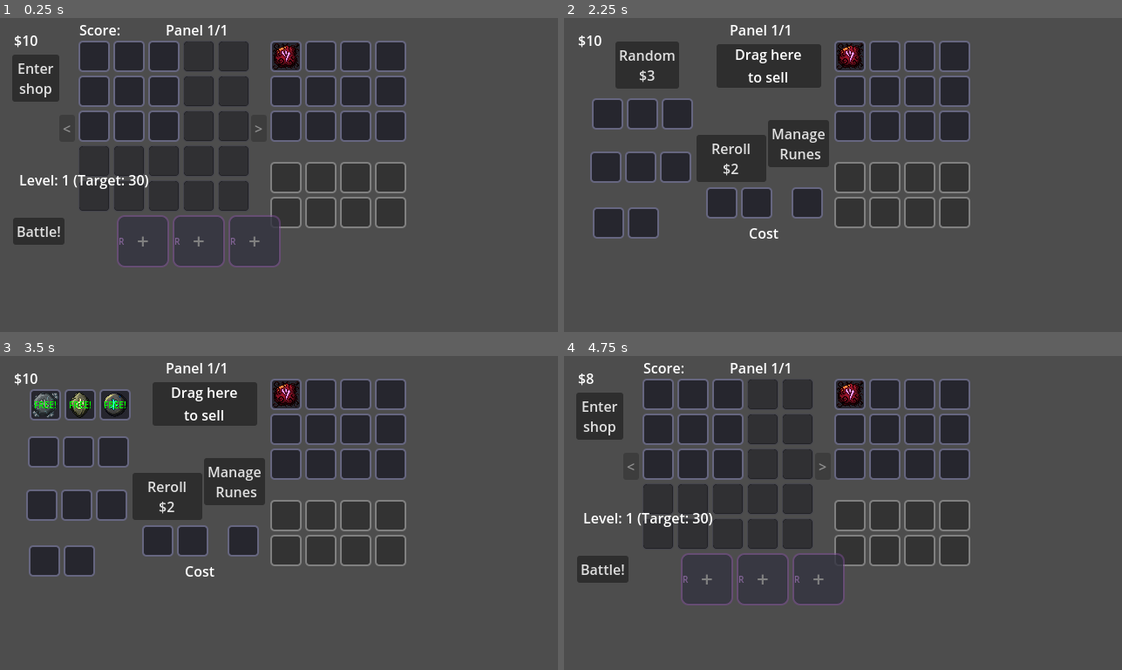
Above: before the commit, frames 1-4 (two rows, left to right).
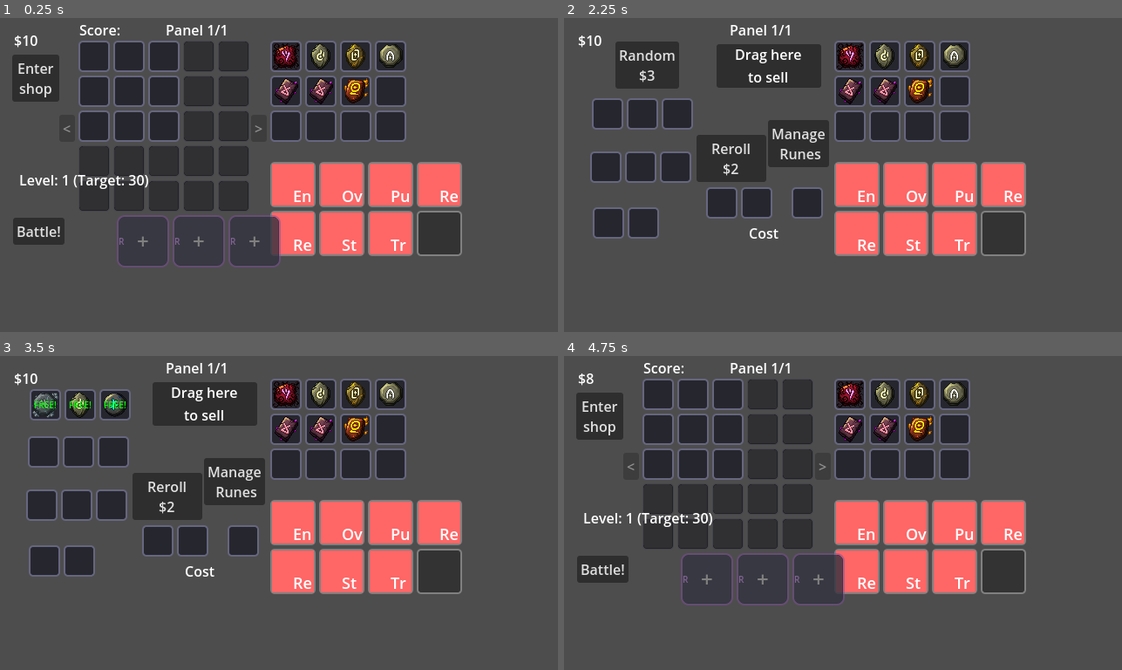
Above: after the commit, the same moments.

Repository: RenatoAAB/Runes
Game: Godot game, scene res://scenes/main.tscn
Same seed, same stepped clock (60 frames per second), same inputs: the game is played once before the commit and once after it.
Inputs:
- Up to frame 1 (0.25 s): no input
- Up to frame 2 (2.25 s): click "Enter shop" at 0.5 s; click "Manage Runes" at 1.25 s; click "Enter shop" at 2 s
- Up to frame 3 (3.5 s): click "Random $3" at 2.75 s
- Up to frame 4 (4.75 s): click "Reroll $2" at 3.5 s; click "Manage Runes" at 4.25 s

The runs differ from the first frame. In frame 1, 11% of the frame differs, in the area x 48-83%, y 8-76%; in frame 2, 11%; in frame 3, 11%; in frame 4, 11%.

Commit message:
checagem dos slots finalizada - estão funcionais !

Diff:
--- a/resources/slot_data/slot_charger.tres
+++ b/resources/slot_data/slot_charger.tres
@@ -1,10 +1,10 @@
-[gd_resource type="Resource" script_class="SlotData" load_steps=2 format=3]
+[gd_resource type="Resource" script_class="SlotData" load_steps=3 format=3 uid="uid://c5vx8d3pmhk8q"]
 
-[ext_resource type="Script" path="res://scripts/data/slot_data.gd" id="1"]
+[ext_resource type="Script" uid="uid://2j0met611cqu" path="res://scripts/data/slot_data.gd" id="1"]
+[ext_resource type="Script" uid="uid://drc80ul23mamk" path="res://scripts/data/slot_effects/slot_effect.gd" id="2_5l0so"]
 
 [resource]
 script = ExtResource("1")
 id = "slot_charger"
 slot_name = "Charger"
-rarity = 0
-description = "A runa aqui em cima tem +1 ativação."
+description = "A runa posicionada aqui tem +1 ativação."
--- a/resources/slot_modifiers/slot_transmuter.tres
+++ b/resources/slot_modifiers/slot_transmuter.tres
@@ -1,18 +1,15 @@
-[gd_resource type="Resource" script_class="SlotModifierData" load_steps=3 format=3]
+[gd_resource type="Resource" script_class="SlotModifierData" load_steps=3 format=3 uid="uid://i0ix0xkmhcg"]
 
-[ext_resource type="Script" path="res://scripts/data/slot_modifier_data.gd" id="1"]
-[ext_resource type="Resource" path="res://resources/slot_data/slot_transmuter.tres" id="2"]
+[ext_resource type="Script" uid="uid://ctt2pd3hxkeqf" path="res://scripts/data/slot_modifier_data.gd" id="1"]
+[ext_resource type="Resource" uid="uid://dgn0p0sgfsefo" path="res://resources/slot_data/slot_transmuter.tres" id="2"]
 
 [resource]
 script = ExtResource("1")
 id = "slot_transmuter"
 display_name = "Transmuter"
-description = "A runa aqui ganha o elemento da runa anterior."
+description = "A runa aqui ganha permanentemente um elemento da runa anterior."
 rarity = 0
 modifier_type = 5
+slot_data_override = ExtResource("2")
 value = 0.0
-stacks = false
 max_stacks = 1
-compatible_slot_ids = []
-incompatible_modifier_ids = []
-slot_data_override = ExtResource("2")
--- a/scenes/main.tscn
+++ b/scenes/main.tscn
@@ -7,10 +7,23 @@
 [ext_resource type="Script" uid="uid://s48ipf5uo7mv" path="res://scripts/data/rune_data.gd" id="5_muem4"]
 [ext_resource type="PackedScene" uid="uid://dh2haf4uh6kig" path="res://scenes/Slot.tscn" id="5_ya4ey"]
 [ext_resource type="Script" uid="uid://fdnstpi6guoh" path="res://scripts/ui/grid_highlighter.gd" id="6_eb6dy"]
+[ext_resource type="Script" uid="uid://ctt2pd3hxkeqf" path="res://scripts/data/slot_modifier_data.gd" id="7_gqmmt"]
+[ext_resource type="Resource" uid="uid://c5b674oqjdf3d" path="res://resources/runes/common/rune_metal.tres" id="7_jscy8"]
 [ext_resource type="Script" uid="uid://c212fo845qvri" path="res://scripts/ui/tooltip_manager.gd" id="7_trceg"]
+[ext_resource type="Resource" uid="uid://b5fb5gnvq8lye" path="res://resources/runes/common/rune_rock.tres" id="8_pm3ni"]
+[ext_resource type="Resource" uid="uid://b6folj8yfdd3e" path="res://resources/runes/common/rune_air.tres" id="9_pm3ni"]
+[ext_resource type="Resource" uid="uid://2s5sow7ix6xs" path="res://resources/runes/common/rune_crystal.tres" id="10_y6deb"]
+[ext_resource type="Resource" path="res://resources/slot_modifiers/slot_overclocker.tres" id="11_jscy8"]
+[ext_resource type="Resource" uid="uid://cdkuh3d8ffjym" path="res://resources/runes/common/rune_explosion.tres" id="11_og1vs"]
 [ext_resource type="Script" uid="uid://2lm3cymbdyl3" path="res://scripts/ui/shop_ui.gd" id="11_shop"]
+[ext_resource type="Resource" path="res://resources/slot_modifiers/slot_purifier.tres" id="12_pm3ni"]
 [ext_resource type="Script" uid="uid://1napf1qi4oou" path="res://scripts/ui/sell_area.gd" id="12_sell"]
+[ext_resource type="Resource" path="res://resources/slot_modifiers/slot_refractor.tres" id="13_y6deb"]
+[ext_resource type="Resource" path="res://resources/slot_modifiers/slot_resonator.tres" id="14_og1vs"]
+[ext_resource type="Resource" path="res://resources/slot_modifiers/slot_enhancer.tres" id="14_vxglm"]
+[ext_resource type="Resource" path="res://resources/slot_modifiers/slot_stabilizer.tres" id="15_2wyq8"]
 [ext_resource type="Resource" uid="uid://b68ko7mf7bcei" path="res://resources/runes/uncommon/rune_obsidian.tres" id="16_og1vs"]
+[ext_resource type="Resource" path="res://resources/slot_modifiers/slot_transmuter.tres" id="16_vxglm"]
 [ext_resource type="Resource" uid="uid://drwnsdkkhm5um" path="res://resources/runes/drop_rates.tres" id="18_pm3ni"]
 
 [node name="Main" type="Node2D" node_paths=PackedStringArray("game_manager", "inventory_manager", "grid_container", "in …(249 unchanged characters)…
@@ -40,7 +53,8 @@
 script = ExtResource("1_o6xl0")
 inventory_manager = NodePath("../InventoryManager")
 base_target_score = 30
-initial_runes = Array[ExtResource("5_muem4")]([ExtResource("16_og1vs")])
+initial_runes = Array[ExtResource("5_muem4")]([ExtResource("16_og1vs"), ExtResource("7_jscy8"), ExtResource("8_pm3ni"), ExtResource("9_pm3ni"), ExtResource("10_y6deb"), ExtResource("10_y6deb"), ExtResource("11_og1vs")])
+initial_modifiers = Array[ExtResource("7_gqmmt")]([ExtResource("14_vxglm"), ExtResource("11_jscy8"), ExtResource("12_pm3ni"), ExtResource("13_y6deb"), ExtResource("14_og1vs"), ExtResource("15_2wyq8"), ExtResource("16_vxglm")])
 rune_drop_rates = ExtResource("18_pm3ni")
 
 [node name="InventoryManager" type="Node" parent="Managers"]
--- a/scripts/data/effects/effect_payload.gd
+++ b/scripts/data/effects/effect_payload.gd
@@ -32,27 +32,38 @@
 	return []
 
 
+## Returns buff multiplier for runes in an Enhancer slot.
+func _get_enhancer_multiplier(target_slot: GridSlot) -> int:
+	if not target_slot or not target_slot.slot or not target_slot.slot.data:
+		return 1
+	return 2 if target_slot.slot.data.id == "slot_enhancer" else 1
+
+
 ## Unified helper to apply score or permanent bonus
 func apply_score(amount: int, source_rune: RuneInstance, context: BattleContext, is_permanent: bool) -> void:
 	if amount == 0:
 		return
 	if is_permanent:
+		var mult = _get_enhancer_multiplier(context.current_slot if context else null)
+		var final_amount = amount * mult
 		# Permanent score gains ignore temporary/permanent score multipliers/bonuses
 		var current = source_rune.permanent_buffs.get("score_bonus", 0)
-		source_rune.permanent_buffs["score_bonus"] = current + amount
+		source_rune.permanent_buffs["score_bonus"] = current + final_amount
 	else:
 		var final_score = source_rune.get_modified_score(amount)
 		context.add_score(final_score, source_rune)
 
 
 ## Helper to apply score/permanent bonus to an arbitrary rune (used for aura effects)
-func apply_score_to_rune(target_rune: RuneInstance, context: BattleContext, amount: int, is_permanent: bool) -> void:
+func apply_score_to_rune(target_rune: RuneInstance, context: BattleContext, amount: int, is_permanent: bool, target_slot: GridSlot = null) -> void:
 	if amount == 0 or not target_rune:
 		return
 	if is_permanent:
+		var mult = _get_enhancer_multiplier(target_slot)
+		var final_amount = amount * mult
 		# Permanent score gains ignore temporary/permanent score multipliers/bonuses
 		var current = target_rune.permanent_buffs.get("score_bonus", 0)
-		target_rune.permanent_buffs["score_bonus"] = current + amount
+		target_rune.permanent_buffs["score_bonus"] = current + final_amount
 	else:
 		var final_score = target_rune.get_modified_score(amount)
 		context.add_score(final_score, target_rune)
--- a/scripts/data/effects/payloads/payload_add_permanent_score_last_sequence.gd
+++ b/scripts/data/effects/payloads/payload_add_permanent_score_last_sequence.gd
@@ -17,7 +17,7 @@
 		var rune_elements = GameEnums.normalize_elements(slot.rune.get_elements())
 		for elem in common_elements:
 			if elem in rune_elements:
-				apply_score_to_rune(slot.rune, context, amount, true)
+				apply_score_to_rune(slot.rune, context, amount, true, slot)
 				break
 
 
--- a/scripts/data/effects/payloads/payload_add_permanent_score_targets.gd
+++ b/scripts/data/effects/payloads/payload_add_permanent_score_targets.gd
@@ -15,7 +15,7 @@
 			continue
 		if not _matches_element_filter(slot):
 			continue
-		apply_score_to_rune(slot.rune, _context, amount, true)
+		apply_score_to_rune(slot.rune, _context, amount, true, slot)
 
 
 func _matches_element_filter(slot: GridSlot) -> bool:
--- a/scripts/data/effects/payloads/payload_buff_activation_target.gd
+++ b/scripts/data/effects/payloads/payload_buff_activation_target.gd
@@ -15,16 +15,18 @@
 			continue
 
 		var target_rune = slot.rune
+		var mult = _get_enhancer_multiplier(slot)
+		var final_bonus = activation_bonus * mult
 
 		if is_permanent:
 			var current = target_rune.permanent_buffs.get("activation_bonus", 0)
-			target_rune.permanent_buffs["activation_bonus"] = current + activation_bonus
+			target_rune.permanent_buffs["activation_bonus"] = current + final_bonus
 		else:
 			var current = target_rune.stat_modifiers.get("activation_bonus", 0)
-			target_rune.stat_modifiers["activation_bonus"] = current + activation_bonus
+			target_rune.stat_modifiers["activation_bonus"] = current + final_bonus
 
 		buffed_count += 1
-		print("Buffed %s with +%d activations" % [target_rune.data.rune_name, activation_bonus])
+		print("Buffed %s with +%d activations" % [target_rune.data.rune_name, final_bonus])
 
 	if buffed_count > 0:
 		print("%s: Buffed %d runes with +%d activations each" % [source_rune.data.rune_name, buffed_count, activation_bonus])
--- a/scripts/data/effects/payloads/payload_create_pure_element_if_empty.gd
+++ b/scripts/data/effects/payloads/payload_create_pure_element_if_empty.gd
@@ -21,7 +21,9 @@
 			continue
 		var instance = RuneInstance.new(rune_data)
 		if activation_bonus != 0:
-			instance.permanent_buffs["activation_bonus"] = instance.permanent_buffs.get("activation_bonus", 0) + activation_bonus
+			var mult = _get_enhancer_multiplier(slot)
+			var final_bonus = activation_bonus * mult
+			instance.permanent_buffs["activation_bonus"] = instance.permanent_buffs.get("activation_bonus", 0) + final_bonus
 		slot.set_rune(instance)
 		if context.grid:
 			context.grid.slot_changed.emit(slot.grid_position)
--- a/scripts/data/effects/payloads/payload_destroy_cluster_and_buff.gd
+++ b/scripts/data/effects/payloads/payload_destroy_cluster_and_buff.gd
@@ -24,9 +24,11 @@
 		if destroyed.has(slot):
 			continue
 		var target_rune: RuneInstance = slot.rune
+		var mult = _get_enhancer_multiplier(slot)
+		var final_bonus = activation_bonus * mult
 		var current_bonus: int = target_rune.permanent_buffs.get("activation_bonus", 0)
-		target_rune.permanent_buffs["activation_bonus"] = current_bonus + activation_bonus
-		print("%s gained +%d permanent activation(s) from %s" % [target_rune.data.rune_name, activation_bonus, source_rune.data.rune_name])
+		target_rune.permanent_buffs["activation_bonus"] = current_bonus + final_bonus
+		print("%s gained +%d permanent activation(s) from %s" % [target_rune.data.rune_name, final_bonus, source_rune.data.rune_name])
 
 
 func _destroy_slot(slot: GridSlot, context: BattleContext) -> void:
--- a/scripts/data/effects/payloads/payload_duplicate_self_to_adjacent.gd
+++ b/scripts/data/effects/payloads/payload_duplicate_self_to_adjacent.gd
@@ -20,6 +20,7 @@
 		var clone = RuneInstance.new(source_rune.data)
 		for key in source_rune.permanent_buffs.keys():
 			clone.permanent_buffs[key] = source_rune.permanent_buffs[key]
+		clone.permanent_elements = source_rune.permanent_elements.duplicate()
 		slot.set_rune(clone)
 		if context.grid:
 			context.grid.slot_changed.emit(slot.grid_position)
--- a/scripts/data/effects/payloads/payload_multiply_score_permanent.gd
+++ b/scripts/data/effects/payloads/payload_multiply_score_permanent.gd
@@ -5,7 +5,8 @@
 
 func execute(targets: Array[GridSlot], source_rune: RuneInstance, context: BattleContext) -> void:
 	var current_multiplier = source_rune.permanent_buffs.get("score_multiplier", 1.0)
-	source_rune.permanent_buffs["score_multiplier"] = current_multiplier * multiplier
+	var mult = _get_enhancer_multiplier(context.current_slot if context else null)
+	source_rune.permanent_buffs["score_multiplier"] = current_multiplier * (multiplier * mult)
 
 func get_description() -> String:
 	return "Permanently multiply score by %s" % multiplier
--- a/scripts/data/effects/payloads/payload_permanent_bonus_per_rune_created.gd
+++ b/scripts/data/effects/payloads/payload_permanent_bonus_per_rune_created.gd
@@ -17,7 +17,9 @@
 		apply_score(total_score, source_rune, context, true)
 	var total_activation = activation_per_rune * created
 	if total_activation != 0:
-		source_rune.permanent_buffs["activation_bonus"] = source_rune.permanent_buffs.get("activation_bonus", 0) + total_activation
+		var mult = _get_enhancer_multiplier(context.current_slot if context else null)
+		var final_bonus = total_activation * mult
+		source_rune.permanent_buffs["activation_bonus"] = source_rune.permanent_buffs.get("activation_bonus", 0) + final_bonus
 
 
 func get_description() -> String:
--- a/scripts/data/effects/payloads/payload_transfer_adjacent_activations.gd
+++ b/scripts/data/effects/payloads/payload_transfer_adjacent_activations.gd
@@ -24,9 +24,11 @@
 		if slot.is_empty():
 			continue
 		var target_rune: RuneInstance = slot.rune
+		var mult = _get_enhancer_multiplier(slot)
+		var final_bonus = total_transferred * mult
 		var current_bonus: int = target_rune.stat_modifiers.get("activation_bonus", 0)
-		target_rune.stat_modifiers["activation_bonus"] = current_bonus + total_transferred
-		print("%s granted %d activation bonus to %s" % [source_rune.data.rune_name, total_transferred, target_rune.data.rune_name])
+		target_rune.stat_modifiers["activation_bonus"] = current_bonus + final_bonus
+		print("%s granted %d activation bonus to %s" % [source_rune.data.rune_name, final_bonus, target_rune.data.rune_name])
 		break
 
 
--- a/scripts/data/rune_data.gd
+++ b/scripts/data/rune_data.gd
@@ -12,7 +12,7 @@
 
 @export_group("Stats")
 @export var base_max_activations: int = 1
-@export var is_indestructible: bool = true ## If false, the rune can be destroyed
+@export var is_indestructible: bool = false ## If false, the rune can be destroyed
 
 @export_group("Visuals")
 ## Array of Textures corresponding to Tier 1, 2, and 3 visuals.
--- a/scripts/data/slot_effects/payloads/slot_payload_charger.gd
+++ b/scripts/data/slot_effects/payloads/slot_payload_charger.gd
@@ -1,18 +1,14 @@
 class_name SlotPayloadCharger
 extends SlotEffectPayload
 
-## Grants +1 activation to the rune above this slot.
+## Grants +1 activation to the rune in this slot.
 
 func execute(context: BattleContext, slot: GridSlot) -> void:
-	if not context or not context.grid or not slot:
+	if not context or not slot or slot.is_empty():
 		return
-	var above_coord = slot.grid_position + Vector2i.UP
-	var above_slot = context.grid.get_slot(above_coord)
-	if not above_slot or above_slot.is_empty():
-		return
-	var target_rune = above_slot.rune
+	var target_rune = slot.rune
 	var current = target_rune.stat_modifiers.get("activation_bonus", 0)
 	target_rune.stat_modifiers["activation_bonus"] = current + 1
 
 func get_description() -> String:
-	return "Rune above gains +1 activation"
+	return "Rune in this slot gains +1 activation"
--- a/scripts/data/slot_effects/payloads/slot_payload_enhancer_apply.gd
+++ b/scripts/data/slot_effects/payloads/slot_payload_enhancer_apply.gd
@@ -4,25 +4,8 @@
 ## Applies an extra copy of any buffs gained during activation.
 
 func execute(context: BattleContext, slot: GridSlot) -> void:
-	if not context or not slot or not slot.rune:
-		return
-	if not context.grid or not context.grid.slot_processor:
-		return
-	var snapshot: Dictionary = context.grid.slot_processor.get_slot_data(slot, "enhancer_snapshot", {})
-	context.grid.slot_processor.clear_slot_data(slot, "enhancer_snapshot")
-	if snapshot.is_empty():
-		return
-	_apply_delta(snapshot.get("permanent_buffs", {}), slot.rune.permanent_buffs)
-	_apply_delta(snapshot.get("stat_modifiers", {}), slot.rune.stat_modifiers)
-	_apply_delta(snapshot.get("temporary_buffs", {}), slot.rune.temporary_buffs)
-
-func _apply_delta(before: Dictionary, after: Dictionary) -> void:
-	for key in after.keys():
-		var before_value = before.get(key, 0)
-		var after_value = after.get(key, 0)
-		var delta = after_value - before_value
-		if delta != 0:
-			after[key] = after_value + delta
+	# Enhancer behavior is now handled at buff application time.
+	return
 
 func get_description() -> String:
-	return "Doubles buffs gained while activating in this slot"
+	return "Doubles buffs applied to the rune in this slot"
--- a/scripts/data/slot_effects/payloads/slot_payload_enhancer_snapshot.gd
+++ b/scripts/data/slot_effects/payloads/slot_payload_enhancer_snapshot.gd
@@ -4,15 +4,8 @@
 ## Captures rune buffs before activation for Enhancer.
 
 func execute(context: BattleContext, slot: GridSlot) -> void:
-	if not context or not slot or not slot.rune:
-		return
-	var snapshot := {
-		"permanent_buffs": slot.rune.permanent_buffs.duplicate(true),
-		"stat_modifiers": slot.rune.stat_modifiers.duplicate(true),
-		"temporary_buffs": slot.rune.temporary_buffs.duplicate(true)
-	}
-	if context.grid and context.grid.slot_processor:
-		context.grid.slot_processor.set_slot_data(slot, "enhancer_snapshot", snapshot)
+	# Enhancer behavior is now handled at buff application time.
+	return
 
 func get_description() -> String:
-	return "Doubles buffs gained while activating in this slot"
+	return "Doubles buffs applied to the rune in this slot"
--- a/scripts/data/slot_effects/payloads/slot_payload_transmuter_set.gd
+++ b/scripts/data/slot_effects/payloads/slot_payload_transmuter_set.gd
@@ -1,7 +1,7 @@
 class_name SlotPayloadTransmuterSet
 extends SlotEffectPayload
 
-## Sets the current rune's elements to the previous activated rune's elements.
+## Permanently adds one element from the previously activated rune.
 
 func execute(context: BattleContext, slot: GridSlot) -> void:
 	if not context or not slot or not slot.rune:
@@ -9,7 +9,15 @@
 	var previous = context.get_last_activated_elements()
 	if previous.is_empty():
 		return
-	slot.rune.set_element_override(previous)
+	var current = slot.rune.get_base_elements()
+	var candidates: Array[GameEnums.Element] = []
+	for elem in previous:
+		if elem not in current:
+			candidates.append(elem)
+	if candidates.is_empty():
+		return
+	var picked = candidates[randi_range(0, candidates.size() - 1)]
+	slot.rune.add_permanent_element(picked)
 
 func get_description() -> String:
-	return "Adopts the elements of the previously activated rune"
+	return "Permanently gains one element from the previously activated rune"
--- a/scripts/data/slot_effects/slot_effect_factory.gd
+++ b/scripts/data/slot_effects/slot_effect_factory.gd
@@ -24,7 +24,6 @@
 	match slot_id:
 		"slot_transmuter":
 			effects.append(_make(SlotEffect.SlotEffectTrigger.BEFORE_RUNE_READ, SlotPayloadTransmuterSet.new()))
-			effects.append(_make(SlotEffect.SlotEffectTrigger.AFTER_RUNE_READ, SlotPayloadClearElementOverride.new()))
 		"slot_enhancer":
 			effects.append(_make(SlotEffect.SlotEffectTrigger.BEFORE_RUNE_READ, SlotPayloadEnhancerSnapshot.new()))
 			effects.append(_make(SlotEffect.SlotEffectTrigger.AFTER_RUNE_READ, SlotPayloadEnhancerApply.new()))
--- a/scripts/logic/battle_context.gd
+++ b/scripts/logic/battle_context.gd
@@ -272,7 +272,8 @@
 		runes_to_resurrect.append({
 			"rune_data": rune.data,
 			"slot_position": slot.grid_position,
-			"permanent_buffs": rune.permanent_buffs.duplicate()
+			"permanent_buffs": rune.permanent_buffs.duplicate(),
+			"permanent_elements": rune.permanent_elements.duplicate()
 		})
 
 
@@ -289,7 +290,8 @@
 	runes_to_resurrect.append({
 		"rune_data": rune.data,
 		"slot_position": slot.grid_position,
-		"permanent_buffs": buffs
+		"permanent_buffs": buffs,
+		"permanent_elements": rune.permanent_elements.duplicate()
 	})
 
 
@@ -301,6 +303,8 @@
 			var new_rune = RuneInstance.new(entry.rune_data)
 			for key in entry.permanent_buffs:
 				new_rune.permanent_buffs[key] = entry.permanent_buffs[key]
+			if entry.has("permanent_elements"):
+				new_rune.permanent_elements = entry.permanent_elements.duplicate()
 			slot.set_rune(new_rune)
 			grid.slot_changed.emit(slot.grid_position)
 			print("Resurrected %s at %s with buffs" % [entry.rune_data.rune_name, str(entry.slot_position)])
--- a/scripts/logic/reader.gd
+++ b/scripts/logic/reader.gd
@@ -140,9 +140,14 @@
 
 	var can_activate = rune.can_activate()
 	var forced_activation = false
-	if not can_activate and slot.slot and slot.slot.data and slot.slot.data.id == "slot_overclocker":
-		forced_activation = true
-		can_activate = true
+	if not can_activate:
+		if grid_manager and grid_manager.slot_processor:
+			forced_activation = grid_manager.slot_processor.should_force_activation(slot, rune)
+			if forced_activation:
+				can_activate = true
+		elif slot.slot and slot.slot.data and slot.slot.data.id == "slot_overclocker":
+			forced_activation = true
+			can_activate = true
 
 	if can_activate:
 		# Set context before activation so slot multiplier can be applied
@@ -191,8 +196,13 @@
 		if grid_manager and grid_manager.residue_processor:
 			grid_manager.residue_processor.after_activation(slot, rune, residue_snapshot)
 		# Overclocker: 50% chance to break if forced activation
-		if forced_activation and randf() < 0.5:
-			if not slot.protects_fragile() and not rune.data.is_indestructible:
+		if forced_activation:
+			var should_destroy = false
+			if grid_manager and grid_manager.slot_processor:
+				should_destroy = grid_manager.slot_processor.should_destroy_overclocked_rune(slot, rune, forced_activation)
+			elif randf() < 0.5 and not slot.protects_fragile() and not rune.data.is_indestructible:
+				should_destroy = true
+			if should_destroy:
 				_destroy_rune(slot, rune)
 
 		# Emit the slot read event with all details
--- a/scripts/logic/rune_instance.gd
+++ b/scripts/logic/rune_instance.gd
@@ -10,6 +10,7 @@
 var current_activations: int = 0
 var temporary_buffs: Dictionary = {}
 var permanent_buffs: Dictionary = {} # Persists across rounds
+var permanent_elements: Array[GameEnums.Element] = [] # Persists across rounds
 
 # Modifiers for the current round/activation
 var stat_modifiers: Dictionary = {
@@ -51,6 +52,7 @@
 	# Re-apply permanent buffs if any logic requires it here
 	# (For now permanent buffs might just be direct value modifications,
 	# but if we want to track them separately, we do it here)
+	# Permanent elements persist across rounds
 
 ## Checks if the rune has activations remaining.
 func can_activate() -> bool:
@@ -69,7 +71,27 @@
 
 ## Returns effective elements for this rune (with residue overrides)
 func get_elements() -> Array[GameEnums.Element]:
-	return _element_override if _has_element_override else data.elements
+	if _has_element_override:
+		return _element_override
+	return get_base_elements()
+
+
+## Returns elements without residue override (base + permanent elements)
+func get_base_elements() -> Array[GameEnums.Element]:
+	var elems: Array[GameEnums.Element] = data.elements.duplicate()
+	for elem in permanent_elements:
+		if elem not in elems:
+			elems.append(elem)
+	return elems
+
+
+## Adds a permanent element if it isn't already present
+func add_permanent_element(element: GameEnums.Element) -> bool:
+	var elems = get_base_elements()
+	if element in elems:
+		return false
+	permanent_elements.append(element)
+	return true
 
 
 func set_element_override(elements: Array[GameEnums.Element]) -> void:
--- a/scripts/logic/slot_processor.gd
+++ b/scripts/logic/slot_processor.gd
@@ -54,3 +54,27 @@
 
 func clear_global_data(key: String) -> void:
 	_global_data.erase(key)
+
+
+func is_overclocker(slot: GridSlot) -> bool:
+	return slot and slot.slot and slot.slot.data and slot.slot.data.id == "slot_overclocker"
+
+
+func should_force_activation(slot: GridSlot, rune: RuneInstance) -> bool:
+	if not slot or not rune:
+		return false
+	if not is_overclocker(slot):
+		return false
+	return not rune.can_activate()
+
+
+func should_destroy_overclocked_rune(slot: GridSlot, rune: RuneInstance, forced_activation: bool) -> bool:
+	if not forced_activation:
+		return false
+	if not slot or not rune:
+		return false
+	if not is_overclocker(slot):
+		return false
+	if slot.protects_fragile() or rune.data.is_indestructible:
+		return false
+	return randf() < 0.5
Not shown: 1 places in scenes/main.tscn that only renumber resources
